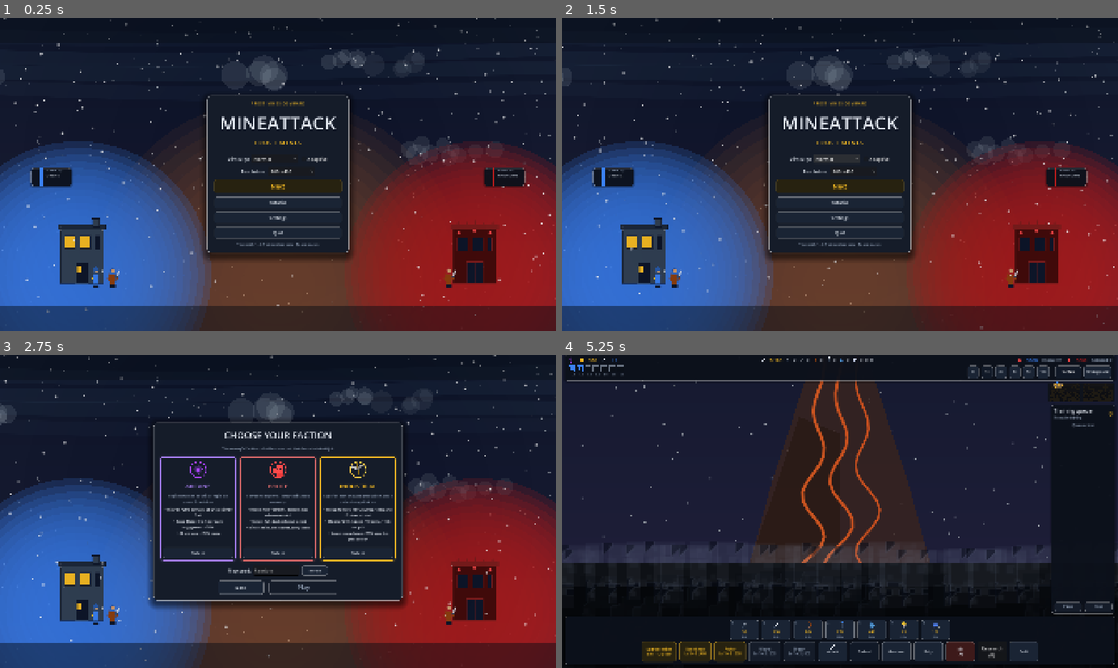
Above: before the commit, frames 1-4 (two rows, left to right).
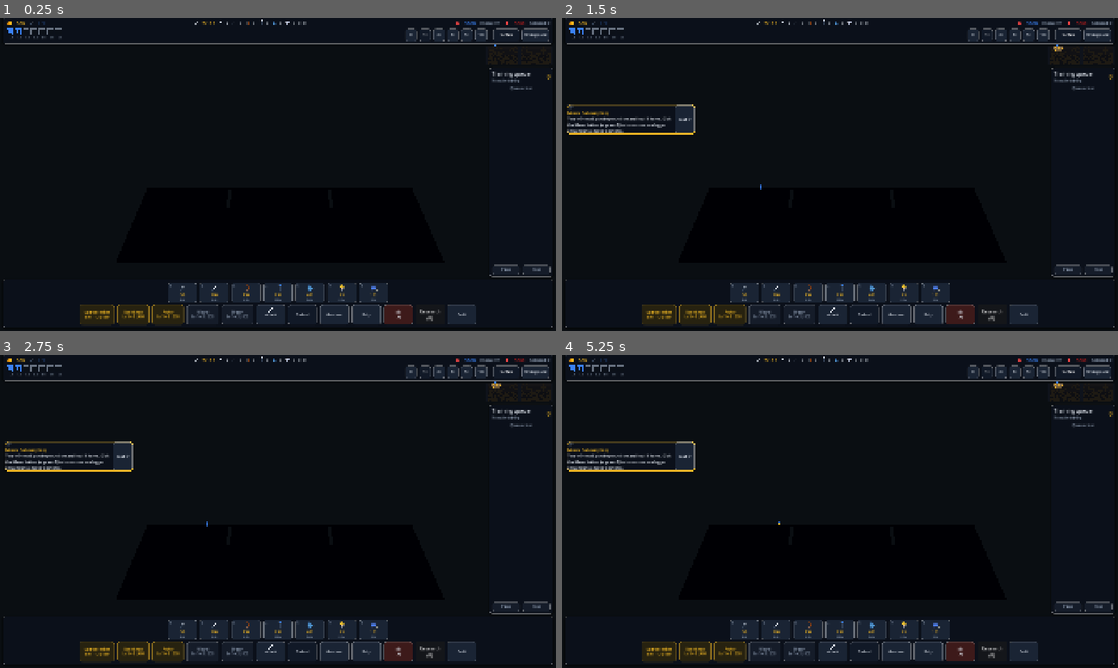
Above: after the commit, the same moments.

Repository: SZaidi00/mine-attack
Game: Godot game, scene res://scenes/main_3d.tscn
Same seed, same stepped clock (60 frames per second), same inputs: the game is played once before the commit and once after it. Before the commit the project starts from res://scenes/ui/main_menu.tscn.
Inputs (mouse positions are in pixels of both pictures, inside the frame that each line leads up to):
- Up to frame 1 (0.25 s): no input
- Up to frame 2 (1.5 s): click (834, 158) at 0.5 s, where only the run before the commit has a clickable "Normal"; click (834, 158) at 1.25 s, where only the run before the commit has a clickable "Normal"
- Up to frame 3 (2.75 s): click (278, 524) at 2 s, where only the run before the commit has a clickable "Next"
- Up to frame 4 (5.25 s): click (762, 552) at 2.75 s, where only the run before the commit has a clickable "Select"; click (867, 586) at 3.5 s, where only the run before the commit has a clickable "Play"; click "⏸" at 4.25 s; click "1×" at 5 s

The runs differ from the first frame. In frame 1, 75% of the frame differs, in the area x 0-100%, y 0-100%; in frame 2, 75%; in frame 3, 72%; in frame 4, 55%.

Commit message:
Phase 0 spike: 3D RTS camera rig over the untouched 2D sim
- scenes/main_3d.tscn: Node3D spike root (set as main_scene on this branch)
- scripts/three_d/main_3d.gd: instances main.tscn at /root/Main (all 86
  hard-coded paths keep working), hides its CanvasItem layers, drives a
  55deg-pitch dolly rig with WASD/edge pan, wheel zoom, Tab layer bookmarks
  (mirrors player_camera.set_view), and one miner Sprite3D billboard
- scripts/three_d/terrain_3d.gd: unshaded vertex-colored quad mesh projected
  from GridWorld cells (grid_drawing palette + player fog via fog_state_at),
  signal-dirty, 0.2s throttled rebuild
- roadmap/3d-conversion/phase-0-findings.md: approach rationale + checklist
- AGENTS.md: document the spike files

Zero changes to autoload/AI/unit/world/UI scripts; GUT suite 629/629 green.
Rejects the SubViewport-plane option because the sim must live at /root/Main.

Co-Authored-By: Kimi Code <noreply@moonshot.cn>

Diff:
--- a/project.godot
+++ b/project.godot
@@ -11,7 +11,7 @@
 [application]
 
 config/name="MineAttack"
-run/main_scene="res://scenes/ui/main_menu.tscn"
+run/main_scene="res://scenes/main_3d.tscn"
 config/features=PackedStringArray("4.7", "GL Compatibility")
 config/icon="res://icon.svg"
 
--- /dev/null
+++ b/scenes/main_3d.tscn
@@ -0,0 +1,25 @@
+[gd_scene load_steps=3 format=3]
+
+[ext_resource type="Script" path="res://scripts/three_d/main_3d.gd" id="1_main"]
+[ext_resource type="Script" path="res://scripts/three_d/terrain_3d.gd" id="2_terrain"]
+
+[sub_resource type="Environment" id="Environment_spike"]
+background_mode = 1
+background_color = Color(0.04, 0.055, 0.07, 1)
+
+[node name="Main3D" type="Node3D"]
+script = ExtResource("1_main")
+
+[node name="WorldEnvironment" type="WorldEnvironment" parent="."]
+environment = SubResource("Environment_spike")
+
+[node name="CameraRig" type="Node3D" parent="."]
+
+[node name="Camera3D" type="Camera3D" parent="CameraRig"]
+current = true
+
+[node name="Terrain3D" type="MeshInstance3D" parent="."]
+script = ExtResource("2_terrain")
+
+[node name="MinerBillboard" type="Sprite3D" parent="."]
+visible = false
--- /dev/null
+++ b/scripts/three_d/main_3d.gd
@@ -0,0 +1,175 @@
+## Phase 0 spike root (see roadmap/3d-conversion/phase-0-spike.md).
+##
+## Hosts the untouched 2D simulation — instanced at "/root/Main" so every
+## hard-coded path in the game resolves exactly as shipped — and renders a 3D
+## RTS camera rig plus a terrain projection on top of it. The sim's CanvasItem
+## layers are hidden; the simulation itself keeps running untouched (this
+## script reads unit/grid state but never writes it).
+extends Node3D
+
+const SIM_SCENE: PackedScene = preload("res://scenes/main.tscn")
+const MINER_TEXTURE: Texture2D = preload("res://frost_mines_assets/units/miner_l1_player.png")
+
+## 3D units per 2D pixel. The map is ~2560x800 px, i.e. ~26x8 units.
+const WORLD_SCALE: float = 0.01
+const PITCH_DEGREES: float = 55.0
+const DOLLY_MIN: float = 3.0
+const DOLLY_MAX: float = 25.0
+const DOLLY_WHEEL_STEP: float = 1.1
+const DOLLY_START: float = 12.0
+const PAN_SPEED: float = 10.0
+const EDGE_PAN_MARGIN: float = 24.0
+const MINER_SCAN_INTERVAL: float = 0.25
+const BILLBOARD_PIXEL_SIZE: float = 0.011
+
+var _sim: Node2D
+var _camera: Camera3D
+var _billboard: Sprite3D
+var _focus: Vector3 = Vector3.ZERO
+var _surface_focus: Vector3
+var _underground_focus: Vector3
+var _underground: bool = false
+var _dolly: float = DOLLY_START
+var _miner: Node2D
+var _scan_accum: float = 0.0
+
+
+func _ready() -> void:
+	_camera = $CameraRig/Camera3D
+	_billboard = $MinerBillboard
+	_billboard.texture = MINER_TEXTURE
+	_billboard.pixel_size = BILLBOARD_PIXEL_SIZE
+	_billboard.texture_filter = BaseMaterial3D.TEXTURE_FILTER_NEAREST
+	_billboard.billboard = BaseMaterial3D.BILLBOARD_ENABLED
+
+	# Mount the untouched 2D game at "/root/Main" (deferred so the whole
+	# scene enters the tree normally), then hide its CanvasItem layers: the
+	# sim keeps running, only its 2D drawing is suppressed. The HUD
+	# (CanvasLayer) intentionally stays visible to prove Controls overlay a
+	# 3D viewport unchanged.
+	_sim = SIM_SCENE.instantiate()
+	get_tree().root.add_child.call_deferred(_sim)
+	await _sim.ready
+	_sim.get_node("World").visible = false
+	_sim.get_node("Units").visible = false
+	_sim.get_node("Projectiles").visible = false
+	_sim.get_node("Structures").visible = false
+
+	# View bookmarks mirror the 2D camera defaults: surface start position
+	# and the own mine entry's underground position.
+	var cam2d: Camera2D = _sim.get_node("Camera2D")
+	_surface_focus = _to_ground(cam2d.position)
+	var entry: Node2D = _sim.get_node("World/PlayerMineEntry")
+	_underground_focus = _to_ground(entry.call("get_underground_position"))
+	_focus = _surface_focus
+
+	$Terrain3D.setup(_sim.get_node("World/GridWorld") as GridWorld)
+
+
+func _to_ground(pos2d: Vector2) -> Vector3:
+	return Vector3(pos2d.x * WORLD_SCALE, 0.0, pos2d.y * WORLD_SCALE)
+
+
+func _process(delta: float) -> void:
+	_pan(delta)
+	# Glue the Camera3D to the rig focus at the fixed pitch; dolly changes
+	# only the horizontal distance (and derived height), never the pitch.
+	var height: float = _dolly * tan(deg_to_rad(PITCH_DEGREES))
+	$CameraRig.position = _focus
+	_camera.position = Vector3(0.0, height, _dolly)
+	_camera.rotation_degrees = Vector3(-PITCH_DEGREES, 0.0, 0.0)
+	_track_miner(delta)
+
+
+func _pan(delta: float) -> void:
+	var dir := Vector2.ZERO
+	if Input.is_action_pressed(Constants.INPUT_CAMERA_RIGHT):
+		dir.x += 1.0
+	if Input.is_action_pressed(Constants.INPUT_CAMERA_LEFT):
+		dir.x -= 1.0
+	if Input.is_action_pressed(Constants.INPUT_CAMERA_DOWN):
+		dir.y += 1.0
+	if Input.is_action_pressed(Constants.INPUT_CAMERA_UP):
+		dir.y -= 1.0
+	if dir == Vector2.ZERO:
+		dir = _edge_pan_dir()
+	if dir == Vector2.ZERO:
+		return
+	# Pan speed scales with dolly so zoomed-out traversal isn't tedious.
+	var speed: float = PAN_SPEED * (_dolly / DOLLY_START)
+	_focus.x += dir.x * speed * delta
+	_focus.z += dir.y * speed * delta
+	# Same clamp rect player_camera.gd uses for the 2D camera, in 3D units.
+	var x_range := Vector2(
+		(GridWorld.X_MIN - 2) * GridWorld.CELL_SIZE,
+		(GridWorld.X_MAX + 3) * GridWorld.CELL_SIZE) * WORLD_SCALE
+	var z_range := Vector2(-300.0, (GridWorld.Y_MAX + 4) * GridWorld.CELL_SIZE) * WORLD_SCALE
+	_focus.x = clampf(_focus.x, x_range.x, x_range.y)
+	_focus.z = clampf(_focus.z, z_range.x, z_range.y)
+
+
+func _edge_pan_dir() -> Vector2:
+	var window_size: Vector2i = get_window().size
+	if window_size.x <= 0:
+		return Vector2.ZERO
+	var mouse: Vector2 = get_viewport().get_mouse_position()
+	if mouse.x < 0.0 or mouse.y < 0.0 or mouse.x > window_size.x or mouse.y > window_size.y:
+		return Vector2.ZERO
+	var dir := Vector2.ZERO
+	if mouse.x < EDGE_PAN_MARGIN:
+		dir.x -= 1.0
+	elif mouse.x > window_size.x - EDGE_PAN_MARGIN:
+		dir.x += 1.0
+	if mouse.y < EDGE_PAN_MARGIN:
+		dir.y -= 1.0
+	elif mouse.y > window_size.y - EDGE_PAN_MARGIN:
+		dir.y += 1.0
+	return dir
+
+
+func _unhandled_input(event: InputEvent) -> void:
+	if event.is_action_pressed(Constants.INPUT_TOGGLE_VIEW):
+		_toggle_view()
+	elif event is InputEventMouseButton and event.pressed:
+		# Wheel events double as the camera_zoom_in/out actions in the input
+		# map; handling the raw button covers both bindings in one branch.
+		if event.button_index == MOUSE_BUTTON_WHEEL_UP:
+			_dolly = clampf(_dolly / DOLLY_WHEEL_STEP, DOLLY_MIN, DOLLY_MAX)
+		elif event.button_index == MOUSE_BUTTON_WHEEL_DOWN:
+			_dolly = clampf(_dolly * DOLLY_WHEEL_STEP, DOLLY_MIN, DOLLY_MAX)
+	elif event.is_action_pressed(Constants.INPUT_CAMERA_ZOOM_IN):
+		_dolly = clampf(_dolly / DOLLY_WHEEL_STEP, DOLLY_MIN, DOLLY_MAX)
+	elif event.is_action_pressed(Constants.INPUT_CAMERA_ZOOM_OUT):
+		_dolly = clampf(_dolly * DOLLY_WHEEL_STEP, DOLLY_MIN, DOLLY_MAX)
+
+
+func _toggle_view() -> void:
+	# Teleport between the two saved layer bookmarks, remembering where the
+	# view being left was parked (mirrors player_camera.set_view, minus slide).
+	if _underground:
+		_underground_focus = _focus
+		_focus = _surface_focus
+	else:
+		_surface_focus = _focus
+		_focus = _underground_focus
+	_underground = not _underground
+
+
+func _track_miner(delta: float) -> void:
+	_scan_accum += delta
+	if _scan_accum >= MINER_SCAN_INTERVAL:
+		_scan_accum = 0.0
+		if _miner == null or not is_instance_valid(_miner):
+			_miner = _find_player_miner()
+			_billboard.visible = _miner != null
+	if _miner != null and is_instance_valid(_miner):
+		var ground: Vector3 = _to_ground(_miner.global_position)
+		var height: float = MINER_TEXTURE.get_height() * BILLBOARD_PIXEL_SIZE
+		_billboard.position = Vector3(ground.x, height * 0.5 + 0.02, ground.z)
+
+
+func _find_player_miner() -> Node2D:
+	for unit in get_tree().get_nodes_in_group("units"):
+		if unit.team == GameManager.Team.PLAYER and unit.data != null and unit.data.is_miner:
+			return unit
+	return null
--- /dev/null
+++ b/scripts/three_d/terrain_3d.gd
@@ -0,0 +1,129 @@
+## Spike-only terrain (see roadmap/3d-conversion/phase-0-spike.md).
+##
+## One unshaded vertex-colored quad mesh rebuilt from GridWorld's cells: a
+## pure sim -> render projection (the grid is read, never written). Cell
+## colors mirror grid_drawing.gd's flat palette; the player's fog of war
+## tints every quad the same way the 2D overlay does (fog / remembered /
+## visible). Rebuilds are signal-driven with a short throttle since bursts
+## like cells_revealed can touch hundreds of cells at once.
+extends MeshInstance3D
+
+const WORLD_SCALE: float = 0.01
+const REBUILD_INTERVAL: float = 0.2
+
+const LAVA_COLOR := Color(0.7, 0.14, 0.02)
+const MAGMA_ROCK_COLOR := Color(0.16, 0.12, 0.11)
+const FRESH_ORE_COLOR := Color(0.85, 0.42, 0.18)
+const SOLID_ROCK_COLOR := Color(0.22, 0.21, 0.24)
+const DEPLETED_ORE_COLOR := Color(0.45, 0.38, 0.3)
+const WALL_DAMAGED_COLOR := Color(0.6, 0.15, 0.1)
+
+var _grid: GridWorld
+var _dirty := true
+var _accum := 0.0
+
+
+func setup(grid: GridWorld) -> void:
+	_grid = grid
+	var mat := StandardMaterial3D.new()
+	mat.vertex_color_use_as_albedo = true
+	mat.shading_mode = BaseMaterial3D.SHADING_MODE_UNSHADED
+	mat.roughness = 1.0
+	set_material_override(mat)
+	_grid.cell_destroyed.connect(_on_world_changed)
+	_grid.cells_revealed.connect(_on_world_changed)
+	_grid.wall_hp_changed.connect(_on_world_changed)
+	_grid.lava_risen.connect(_on_world_changed)
+	_grid.lava_receded.connect(_on_world_changed)
+	_grid.cave_in_occurred.connect(_on_world_changed)
+	_rebuild()
+
+
+func _on_world_changed(_arg1: Variant = null, _arg2: Variant = null) -> void:
+	_dirty = true
+
+
+func _process(delta: float) -> void:
+	if not _dirty:
+		return
+	_accum += delta
+	if _accum >= REBUILD_INTERVAL:
+		_accum = 0.0
+		_rebuild()
+
+
+func _rebuild() -> void:
+	_dirty = false
+	if _grid == null:
+		return
+	var st := SurfaceTool.new()
+	st.begin(Mesh.PRIMITIVE_TRIANGLES)
+	var half: float = GridWorld.CELL_SIZE * 0.5 * WORLD_SCALE
+	for y in range(GridWorld.Y_MIN, GridWorld.Y_MAX + 1):
+		for x in range(GridWorld.X_MIN, GridWorld.X_MAX + 1):
+			var pos := Vector2i(x, y)
+			if not _grid.has_cell(pos):
+				continue
+			var cell: GridWorld.Cell = _grid.get_cell(pos)
+			if cell.type == GridWorld.CellType.EMPTY:
+				continue
+			var color := _cell_color(cell)
+			match _grid.fog_state_at(GameManager.Team.PLAYER, pos):
+				0:
+					color = Constants.FOG_COLOR
+				1:
+					color = color.lerp(Constants.FOG_COLOR, Constants.FOG_MEMORY_ALPHA)
+			var center: Vector2 = _grid.grid_to_world(pos, true)
+			_add_quad(st, center.x * WORLD_SCALE, center.y * WORLD_SCALE, half, color)
+	mesh = st.commit()
+
+
+func _add_quad(st: SurfaceTool, cx: float, cz: float, half: float, color: Color) -> void:
+	var x0 := cx - half
+	var x1 := cx + half
+	var z0 := cz - half
+	var z1 := cz + half
+	st.set_color(color)
+	st.add_vertex(Vector3(x0, 0.0, z0))
+	st.set_color(color)
+	st.add_vertex(Vector3(x1, 0.0, z0))
+	st.set_color(color)
+	st.add_vertex(Vector3(x1, 0.0, z1))
+	st.set_color(color)
+	st.add_vertex(Vector3(x0, 0.0, z0))
+	st.set_color(color)
+	st.add_vertex(Vector3(x1, 0.0, z1))
+	st.set_color(color)
+	st.add_vertex(Vector3(x0, 0.0, z1))
+
+
+func _cell_color(cell: GridWorld.Cell) -> Color:
+	match cell.type:
+		GridWorld.CellType.SURFACE_GROUND:
+			return GameManager.COLOR_ICE
+		GridWorld.CellType.DIRT:
+			return _dirt_color(cell.layer)
+		GridWorld.CellType.ORE:
+			if cell.coin_value > 0:
+				var frac := clampf(1.0 - float(cell.coin_remaining) / float(cell.coin_value), 0.0, 1.0)
+				return GameManager.COLOR_RUST.lerp(DEPLETED_ORE_COLOR, frac)
+			return GameManager.COLOR_RUST
+		GridWorld.CellType.WALL:
+			return GameManager.COLOR_STEEL.lerp(WALL_DAMAGED_COLOR, 1.0 - _grid.get_wall_hp_ratio())
+		GridWorld.CellType.LAVA:
+			return LAVA_COLOR
+		GridWorld.CellType.MAGMA_ROCK:
+			return MAGMA_ROCK_COLOR
+		GridWorld.CellType.FRESH_ORE:
+			return FRESH_ORE_COLOR
+		GridWorld.CellType.SOLID_ROCK:
+			return SOLID_ROCK_COLOR
+	return GameManager.COLOR_SHADOW
+
+
+func _dirt_color(layer: int) -> Color:
+	if layer <= 2:
+		return GameManager.COLOR_DIRT_1
+	if layer <= 4:
+		return GameManager.COLOR_DIRT_2
+	return GameManager.COLOR_DIRT_3
Not shown, changed: AGENTS.md
Not shown, added: roadmap/3d-conversion/phase-0-findings.md
